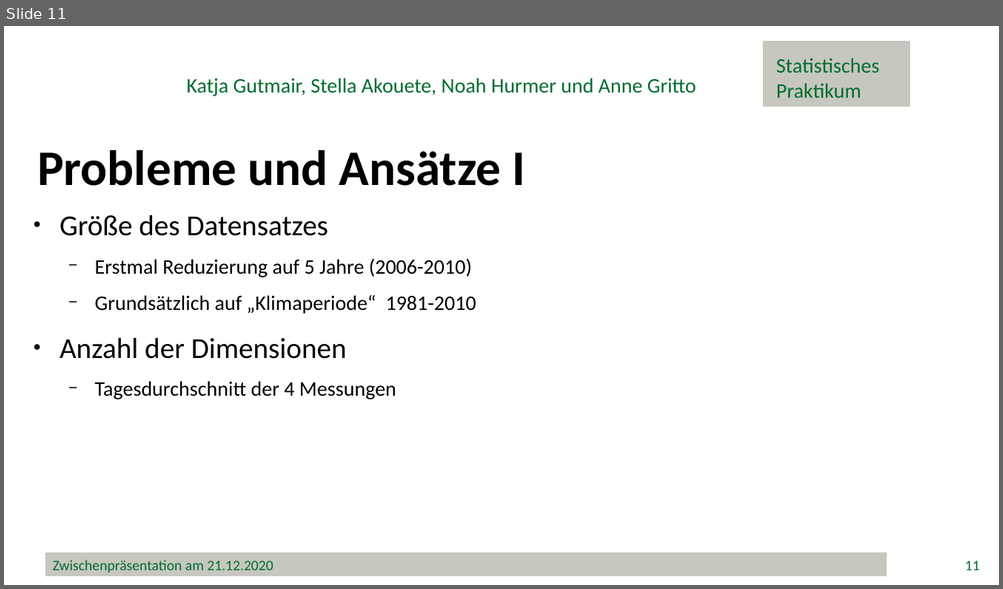
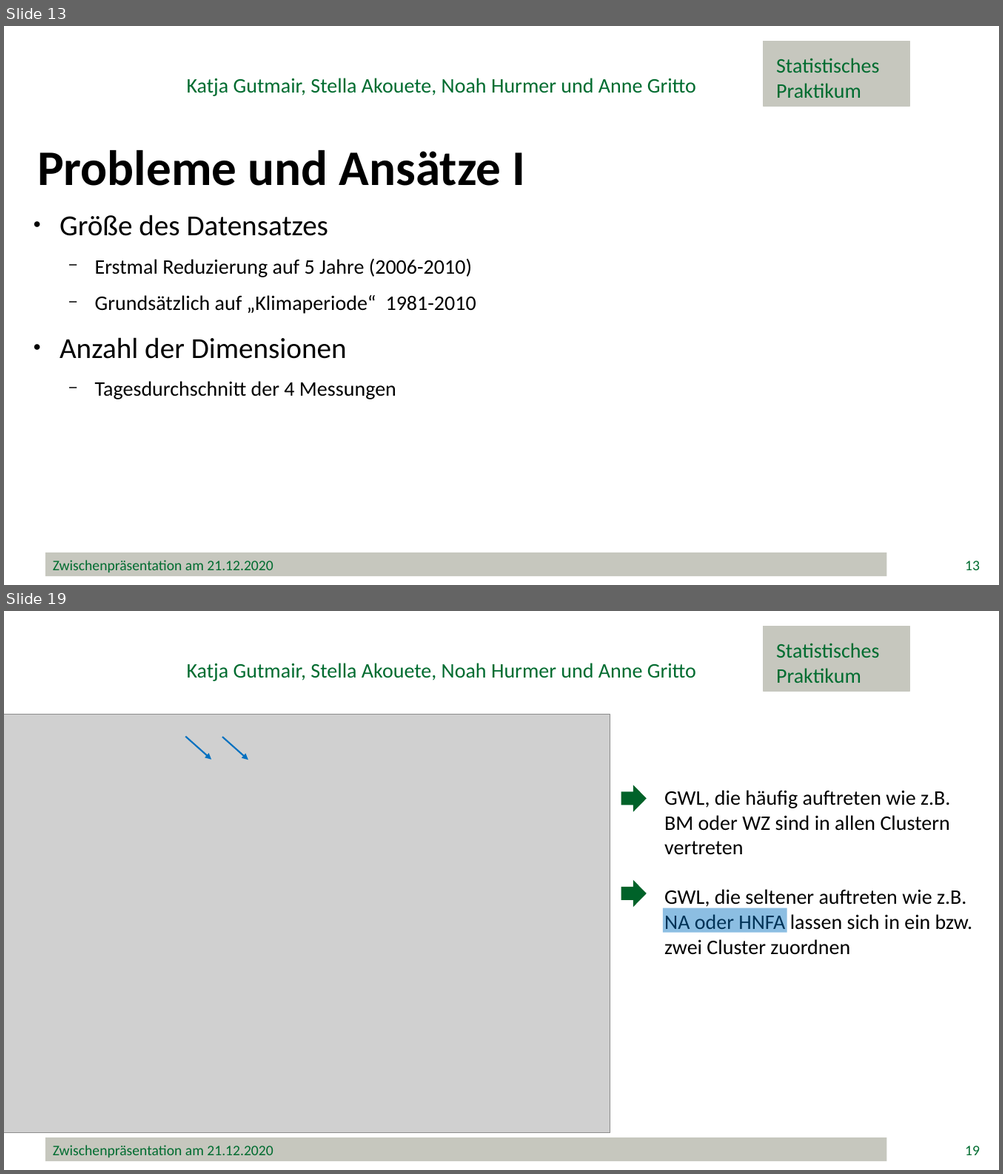
Before and after one commit to minimops/weatherFrog, a slide deck: ppt/Zwischenpraesentation_v1.1.pptx. Shown one above the other, each under a label of ours: slide 11 before the commit, slides 13 and 19 after it; the slides between them are not shown. The pictures are 1003x589 and 1003x1174 pixels, drawn with LibreOffice and Linux fonts; fonts in the diff are those of the drawing; grey boxes stand for pictures; background and template pictures are left out. Boxes give left, top, right and bottom in pixels: in the first picture for what was removed or moved away, otherwise in the second. Text is boxed around its words. In the diff, an @@ line names an element or a change of style, - is before the commit and + after.

```diff
--- a/ppt/Zwischenpraesentation_v1.1.pptx
+++ b/ppt/Zwischenpraesentation_v1.1.pptx
@@ slide 19 added at <box>4,611,999,1170</box>, background #FFFFFF @@
@@ rectangle added at <box>762,627,910,692</box>, fill #C6C7BE, outline #C6C7BE 1 pt @@
@@ text added at <box>776,643,879,683</box>, 20 pt, text #006C30 @@
+Statistisches
+Praktikum
@@ text added at <box>187,663,696,681</box>, 20 pt, text #006C30 @@
+Katja Gutmair, Stella Akouete, Noah Hurmer und Anne Gritto
@@ picture added at <box>4,715,610,1133</box> @@
@@ arrow added from (185, 736) to (211, 760), #0070C0 1.5 pt @@
@@ arrow added from (222, 737) to (248, 760), #0070C0 1.5 pt @@
@@ right arrow added at <box>622,786,646,811</box>, fill #006229, outline #006229 1 pt @@
@@ text added at <box>664,790,972,955</box>, 20 pt, text #000000 @@
+GWL, die häufig auftreten wie z.B. BM oder WZ sind in allen Clustern vertreten
+GWL, die seltener auftreten wie z.B. NA oder HNFA lassen sich in ein bzw. zwei Cluster zuordnen
@@ right arrow added at <box>622,882,646,906</box>, fill #006229, outline #006229 1 pt @@
@@ rectangle added at <box>663,908,788,933</box>, fill #0070C0 at 45% opacity @@
@@ rectangle added at <box>45,1138,887,1162</box>, fill #C6C7BE, 14 pt, text #006C30 @@
+Zwischenpräsentation am 21.12.2020
@@ page number added at <box>965,1146,979,1156</box>, 14 pt, text #006C30 @@
+19
@@ what was slide 11 is now slide 13 @@
@@ page number at <box>965,561,979,571</box>: text changed @@
-11
+13
```
Also in this commit, not shown: 14 slides changed, 24 other slides added.
